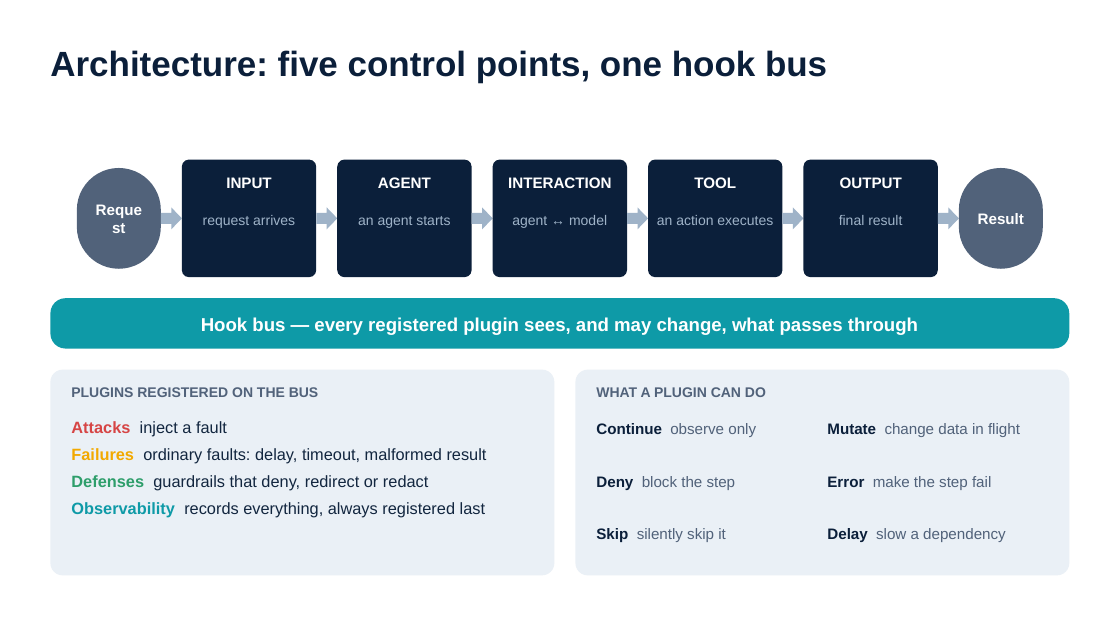
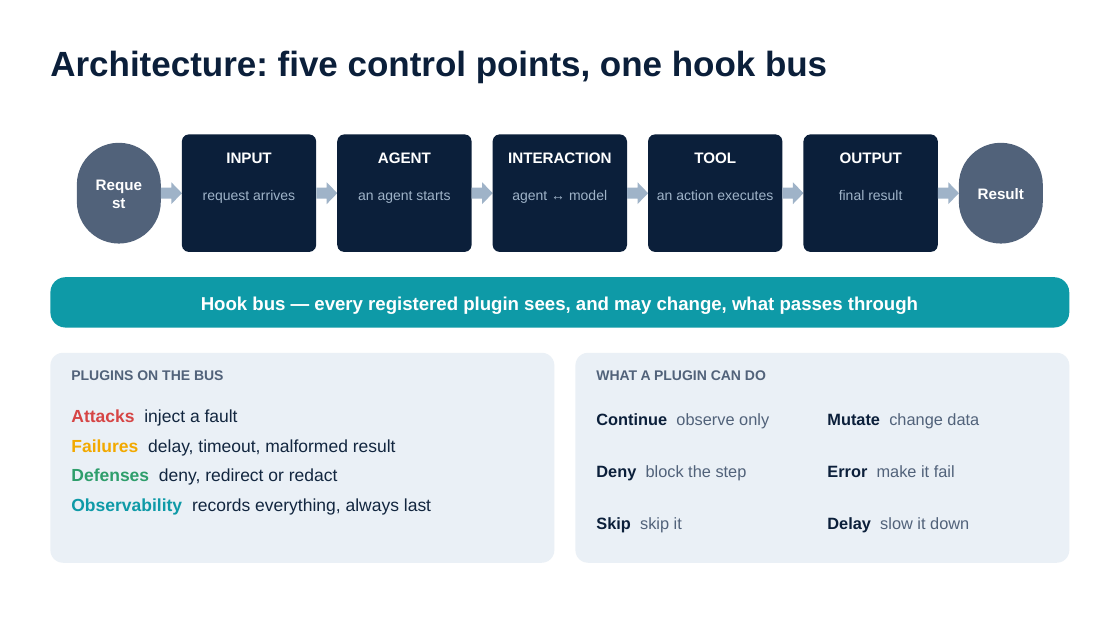
Before and after one commit to smartsystemslab-uf/MANTIS, a slide deck: slide 3 of presentations/MANTIS_Presentation_2026-09-24.pptx. Drawn at 1120x630 pixels with LibreOffice and Linux fonts; fonts in the diff are those of the drawing. Boxes give left, top, right and bottom in pixels: in the first picture for what was removed or moved away, otherwise in the second. Text is boxed around its words. In the diff, an @@ line names an element or a change of style, - is before the commit and + after.

```diff
--- a/presentations/MANTIS_Presentation_2026-09-24.pptx
+++ b/presentations/MANTIS_Presentation_2026-09-24.pptx
@@ 10 texts, 7 rounded rectangles, 6 right arrows: place and size @@
-10 texts, 7 rounded rectangles, 6 right arrows at (77,160,1043,277)
+10 texts, 7 rounded rectangles, 6 right arrows at (77,134,1043,252)
@@ text "Hook bus — every registered ...": place and size @@
-text "Hook bus — every registered ..." at (201,317,918,335)
+text "Hook bus — every registered ..." at (201,296,918,314)
@@ rounded rectangle: place and size @@
-rounded rectangle at (50,298,1070,349)
+rounded rectangle at (50,277,1070,328)
@@ rounded rectangle: place and size @@
-rounded rectangle at (50,370,555,576)
+rounded rectangle at (50,353,555,563)
@@ rounded rectangle: place and size @@
-rounded rectangle at (576,370,1070,576)
+rounded rectangle at (576,353,1070,563)
@@ text at (71,370,223,380): text changed @@
-PLUGINS REGISTERED ON THE BUS
+PLUGINS ON THE BUS
@@ text "WHAT A PLUGIN CAN DO": place and size @@
-text "WHAT A PLUGIN CAN DO" at (596,387,766,397)
+text "WHAT A PLUGIN CAN DO" at (596,370,766,380)
@@ text "Attacks inject a fault": place and size @@
-text "Attacks inject a fault" at (71,421,487,518)
+text "Attacks inject a fault" at (71,409,431,515)
@@ text at (71,409,238,426): size 14 to 15 pt in "Attacks inject a fault"; more space between paragraphs @@
@@ text "Continue observe only": place and size @@
-text "Continue observe only" at (596,423,756,437)
+text "Continue observe only" at (596,413,769,429)
@@ text "Continue observe only" at (596,413,769,429): size 13 to 14 pt @@
@@ text at (827,413,979,429): text changed; size 13 to 14 pt @@
-Mutate change data in flight
+Mutate change data
@@ text at (71,439,431,515): text changed; size 14 to 15 pt @@
-Failures ordinary faults: delay, timeout, malformed result
-Defenses guardrails that deny, redirect or redact
-Observability records everything, always registered last
+Failures delay, timeout, malformed result
+Defenses deny, redirect or redact
+Observability records everything, always last
@@ text "Deny block the step": place and size @@
-text "Deny block the step" at (596,476,736,490)
+text "Deny block the step" at (596,465,747,481)
@@ text "Deny block the step" at (596,465,747,481): size 13 to 14 pt @@
@@ text at (827,465,955,477): text changed; size 13 to 14 pt @@
-Error make the step fail
+Error make it fail
@@ text at (596,517,682,533): text changed; size 13 to 14 pt @@
-Skip silently skip it
+Skip skip it
@@ text at (827,517,969,533): text changed; size 13 to 14 pt @@
-Delay slow a dependency
+Delay slow it down
```
Also in this commit, not shown: 13 other slides changed, 1 slide added, 4 slides removed, 4 other files.
